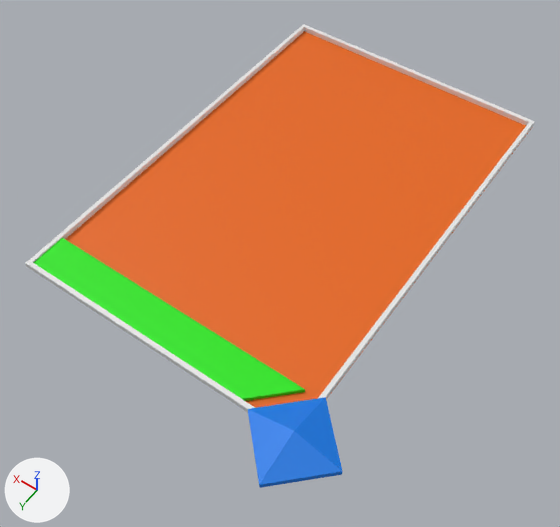
Two versions of the FBX model ProtoGrent/Assets/Model3D/Card.fbx, one commit apart.
Camera for both pictures: a 50 mm lens placed at (-1.97, 2.98, 3.78), pointed at (-0.2, 0.51, -0.11). Every picture has the same lights, and +X, +Y and +Z are marked at lower left. Where no turn or scale is listed for an object, it has been applied to the vertices.

Objects in the first picture: 'Art_Plane', 'Border', 'Force_Prism', 'Type_Field'.
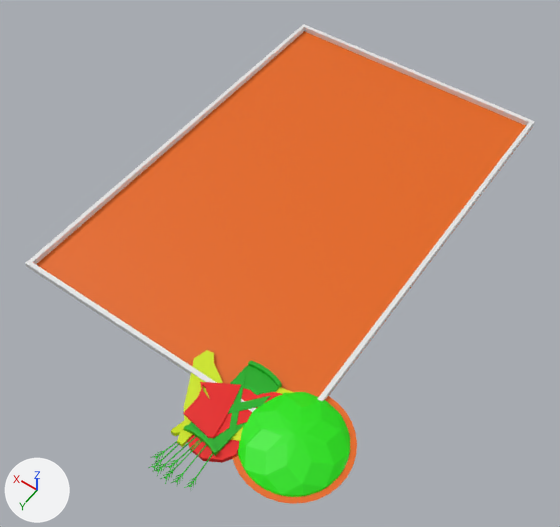
What the commit changed:
Material 'Material.002' (mat_material_002) is new.
Its base color is (0.0, 0.419, 0.00261) (green #00ad09).
Material 'Material.001' (mat_material_001) is new.
Its base color is (0.629, 0.8, 0.0) (yellow #d0e700).
Material 'Material.006' (mat_material_006) is new.
Its base color is (0.8, 0.0019, 0.0) (red #e70600).
me_cube_004 is used by ob_force_prism; location (-1.0, 1.5, 0.14).
me_cube_004 had 9 vertices, 9 faces and spanned x -0.3..0.3, y -0.3..0.3, z -0.14..0.0.
me_cube_004 no longer uses material mat_material_003 (blue #007ae7).
me_cube_004 now has 57 vertices, 72 faces and spans x -0.294..0.294, y -0.294..0.294, z 0.0..0.101.
me_cube_004 part 1: the whole mesh is rebuilt.
me_cube_004 now uses material mat_material_004 (green #1fe700).
me_plane_001 is used by ob_art_plane; location (0.0, 0.0, 0.0).
me_plane_001 had 4 vertices, 1 face and spanned x -1.0..1.0, y -1.5..1.5, z 0.0.
me_plane_001 now has 36 vertices, 33 faces and spans x -1.33..1.0, y -1.5..1.83, z 0.0..0.01.
Part 2, on me_plane_001:
1 vertex is removed from x -1.0, y 1.5, z 0.0.
1 face is deleted.
33 vertices are added at x -1.33..-0.67, y 1.17..1.83, z 0.01.
33 new faces join them.
Mesh me_plane_009 is new.
It has 462 vertices, 436 faces and spans x -0.136..0.172, y -0.338..0.48, z -0.025..0.02.
It uses material mat_material_002 (green #00ad09).
Mesh me_plane_002 is new.
It has 54 vertices, 53 faces and spans x -0.411..0.338, y -0.319..0.312, z -0.046..0.005.
It uses material mat_material_001 (yellow #d0e700).
Mesh me_plane_003 is new.
It has 145 vertices, 131 faces and spans x -0.388..0.225, y -0.473..0.101, z -0.058..0.023.
It uses material mat_material_006 (red #e70600).
Object 'Type_Field' (ob_type_field) is deleted.
Object 'Force_Prism' (ob_force_prism) moves from (-1.0, 1.5, 0.14) to (-1.0, 1.5, 0.0).
Object 'DistanceSymbol' (ob_distancesymbol) is new; it shows me_plane_009.
Its location is (-0.626, 1.585, 0.036).
Object 'HorseSymbol' (ob_horsesymbol) is new; it shows me_plane_002.
Its location is (-0.601, 1.547, 0.036).
Object 'FrontSymbol' (ob_frontsymbol) is new; it shows me_plane_003.
Its location is (-0.619, 1.749, 0.024).

Where the change shows, as pixel boxes (x1, y1, x2, y2) in the pictures (560 x 527 px):
'Art_Plane', reshaped: before (65, 31, 531, 408); after (36, 31, 531, 504)
'Type_Field', deleted (green): before (34, 238, 305, 401)
'Force_Prism', reshaped, moved (19% wider, 15% taller): before (248, 397, 342, 488); after (238, 392, 350, 497)
'FrontSymbol', added (red): after (183, 382, 283, 463)
'DistanceSymbol', added (green): after (148, 361, 282, 488)
'HorseSymbol', added: after (171, 350, 295, 447)
